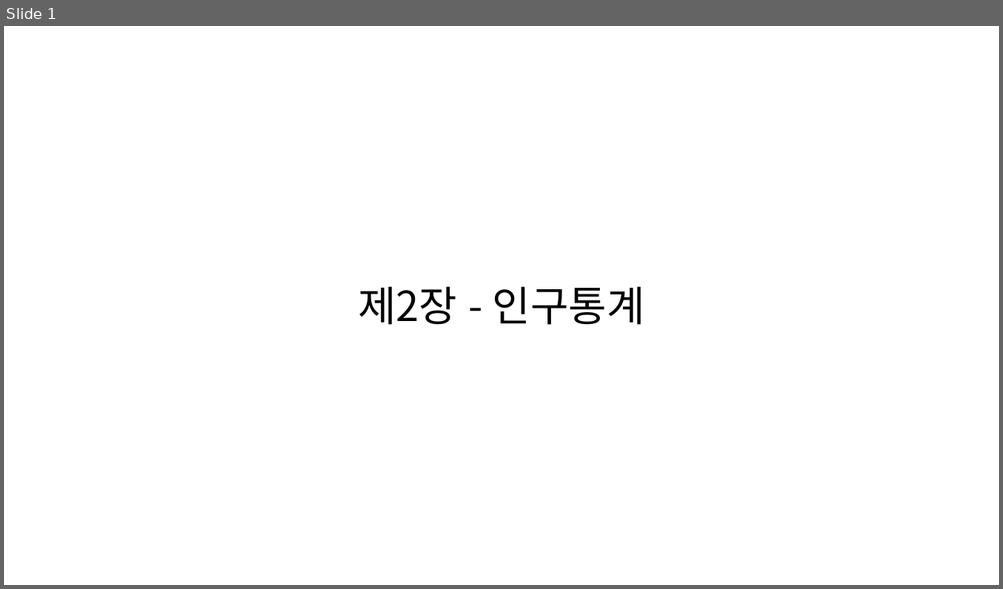
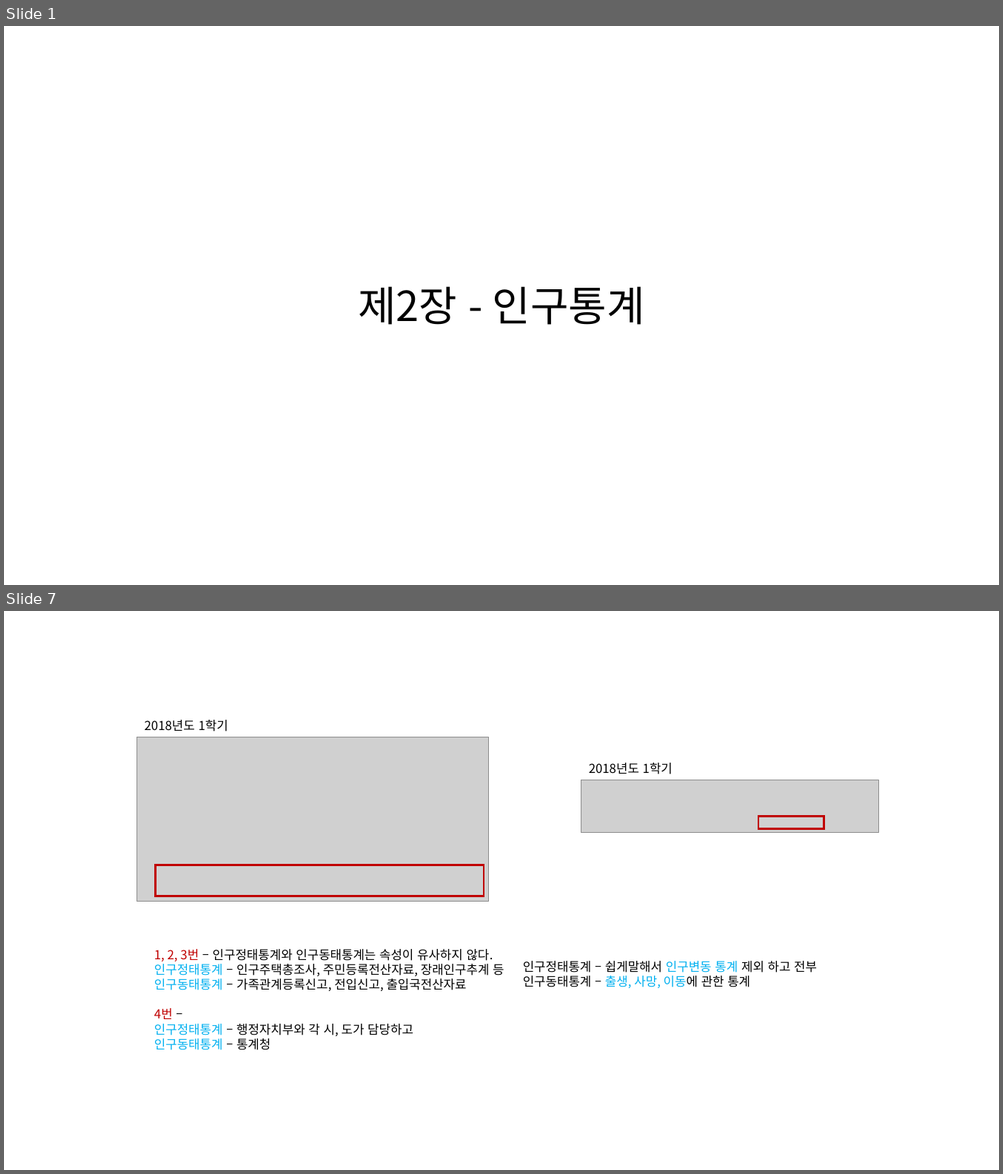
Before and after one commit to KNOU-STUDY/KNOU-UNDERSTANDING-NATIONAL-STATISTICS, a slide deck: previous_question/2장-인구통계.pptx. Shown one above the other, each under a label of ours: slide 1 before the commit, slides 1 and 7 after it; the slides between them are not shown. The pictures are 1003x589 and 1003x1174 pixels, drawn with LibreOffice and Linux fonts; fonts in the diff are those of the drawing; grey boxes stand for pictures. Boxes give left, top, right and bottom in pixels: in the first picture for what was removed or moved away, otherwise in the second. Text is boxed around its words. In the diff, an @@ line names an element or a change of style, - is before the commit and + after.

```diff
--- a/previous_question/2장-인구통계.pptx
+++ b/previous_question/2장-인구통계.pptx
@@ slide 7 added at (x1=4, y1=611, x2=999, y2=1170), background #FFFFFF @@
@@ text added at (x1=145, y1=720, x2=228, y2=732), 12 pt, text #000000 @@
+2018년도 1학기
@@ picture added at (x1=136, y1=737, x2=488, y2=902) @@
@@ text added at (x1=589, y1=763, x2=672, y2=775), 12 pt, text #000000 @@
+2018년도 1학기
@@ picture added at (x1=581, y1=780, x2=879, y2=832) @@
@@ rectangle added at (x1=758, y1=816, x2=824, y2=829), outline #C00000 2 pt @@
@@ rectangle added at (x1=156, y1=866, x2=484, y2=897), outline #C00000 2 pt @@
@@ text added at (x1=154, y1=949, x2=504, y2=1051), 12 pt, text #000000 @@
+1, 2, 3번 – 인구정태통계와 인구동태통계는 속성이 유사하지 않다.
+인구정태통계 – 인구주택총조사, 주민등록전산자료, 장래인구추계 등
+인구동태통계 – 가족관계등록신고, 전입신고, 출입국전산자료
+4번 –
+인구정태통계 – 행정자치부와 각 시, 도가 담당하고
+인구동태통계 – 통계청
@@ text added at (x1=523, y1=961, x2=817, y2=988), 12 pt, text #000000 @@
+인구정태통계 – 쉽게말해서 인구변동 통계 제외 하고 전부
+인구동태통계 – 출생, 사망, 이동에 관한 통계
```
Also in this commit, not shown: 3 slides changed, 8 other slides added, 13 slides removed.
